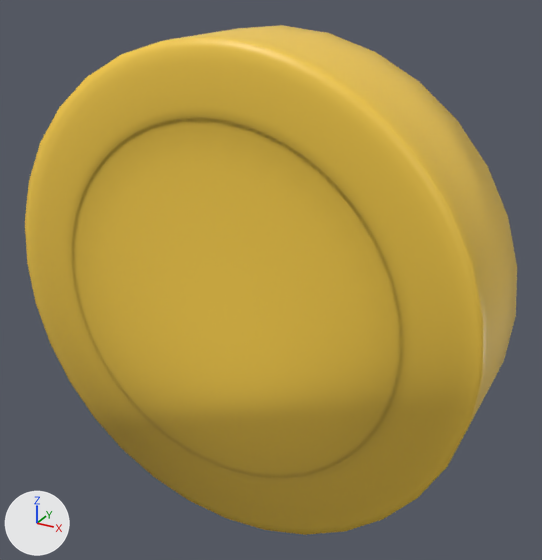
An edit to the glTF model public/games/flip/Coin.glb, drawn before and after from the same camera.
Before and after are seen from a 50 mm camera at (1.417, -2.418, 1.262) aimed at (0.06, 0.048, 0.029). The lights are fixed; the arrows at lower left show +X, +Y and +Z. Where no turn or scale is listed for an object, it has been applied to the vertices.

The first picture shows 'Coin'.
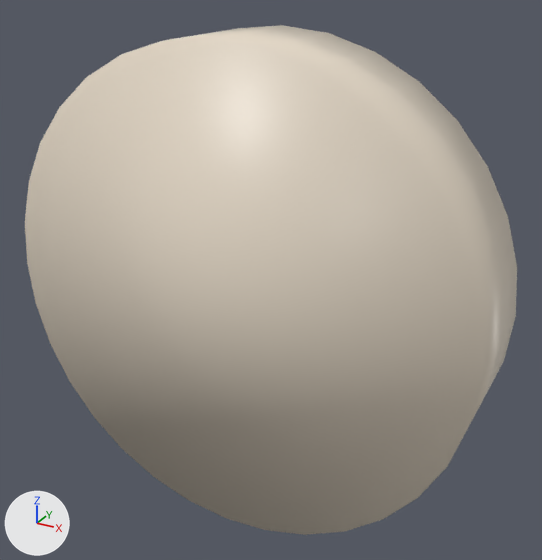
The change, as a diff of the scene's bpy script:
```diff
--- a/public/games/flip/Coin.glb.py
+++ b/public/games/flip/Coin.glb.py
@@ mat_coinmaterial @@
 n0 = _N.new('ShaderNodeBsdfPrincipled'); n0.name = 'Principled BSDF'
-n0.inputs[0].default_value = (1.0, 0.656, 0.0736, 1.0)  # 'Base Color', yellow #ffd44d
+n0.inputs[0].default_value = (0.807, 0.716, 0.591, 1.0)  # 'Base Color', white #e8dcca
 n0.inputs[2].default_value = 0.427  # 'Roughness'
 n1 = _N.new('ShaderNodeOutputMaterial'); n1.name = 'Material Output'
-n2 = _N.new('ShaderNodeNormalMap'); n2.name = 'Normal Map'
-n2.uv_map = 'UVMap'
-n3 = _N.new('ShaderNodeTexImage'); n3.name = 'Image Texture'
-n3.image = img_coinnormal
 _L.new(n0.outputs[0], n1.inputs[0])  # 'BSDF' to 'Surface'
-_L.new(n2.outputs[0], n0.inputs[5])  # 'Normal' to 'Normal'
-_L.new(n3.outputs[0], n2.inputs[1])  # 'Color' to 'Color'
```

What differs and where, as boxes [x1, y1, x2, y2] in the pictures (542 x 560 px):
'Coin', surface changed (yellow to grey)
    both: [25, 25, 517, 535]
